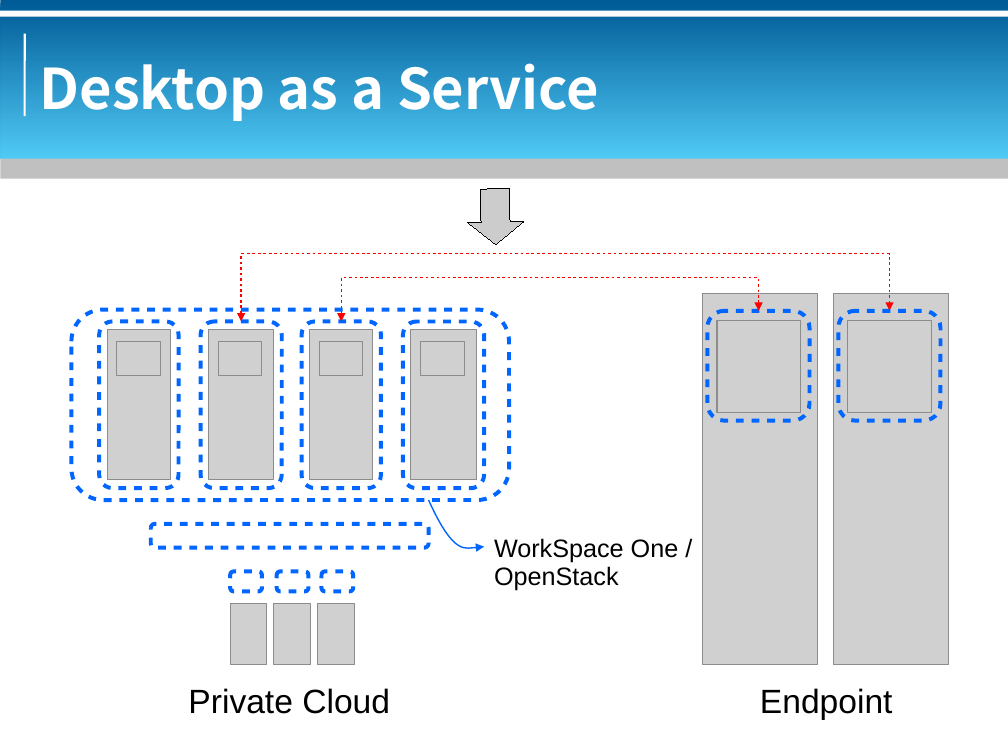
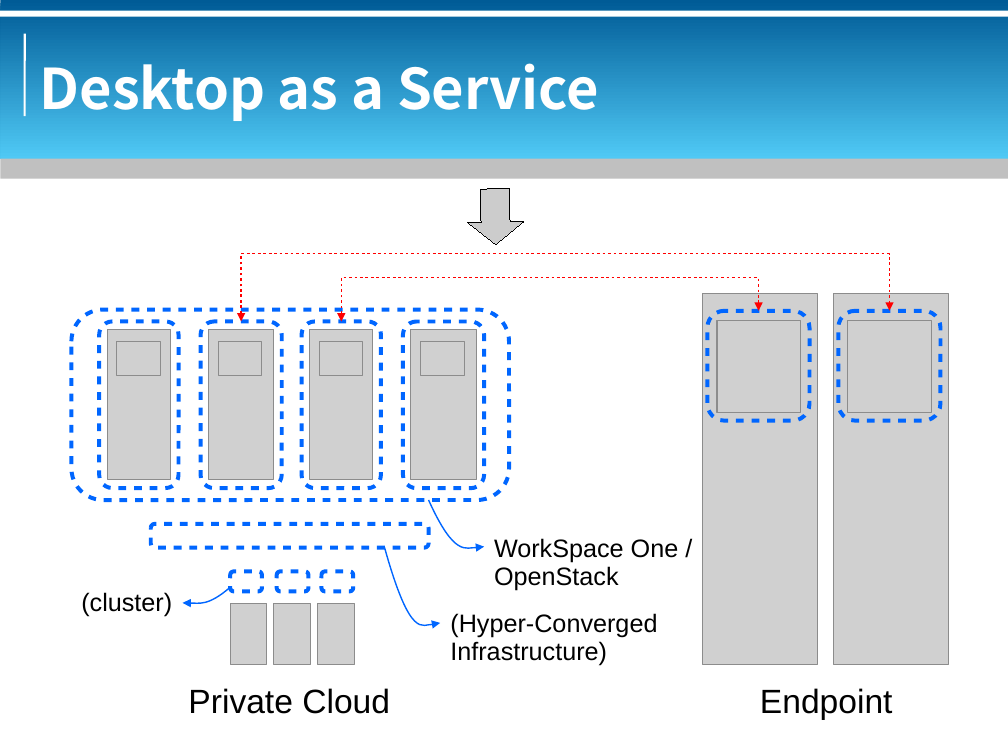
Before and after one commit to bluebat/.presentations, a slide deck: slide 8 of vdi-historical-overview.odp. Drawn at 1008x756 pixels with LibreOffice and Linux fonts; fonts in the diff are those of the drawing; grey boxes stand for pictures; background and template pictures are left out. Boxes give left, top, right and bottom in pixels: in the first picture for what was removed or moved away, otherwise in the second. Text is boxed around its words. In the diff, an @@ line names an element or a change of style, - is before the commit and + after.

```diff
--- a/vdi-historical-overview.odp
+++ b/vdi-historical-overview.odp
@@ freeform shape added at <box>385,547,440,624</box>, outline #0066FF 0.99 pt @@
@@ text added at <box>81,592,172,617</box>, 18 pt, text #000000 @@
+(cluster)
@@ freeform shape added at <box>182,588,230,604</box>, outline #0066FF 0.99 pt @@
@@ text added at <box>450,613,657,666</box>, 18 pt, text #000000 @@
+(Hyper-Converged Infrastructure)
```
Also in this commit, not shown: 1 other slide changed, 1 other file.
